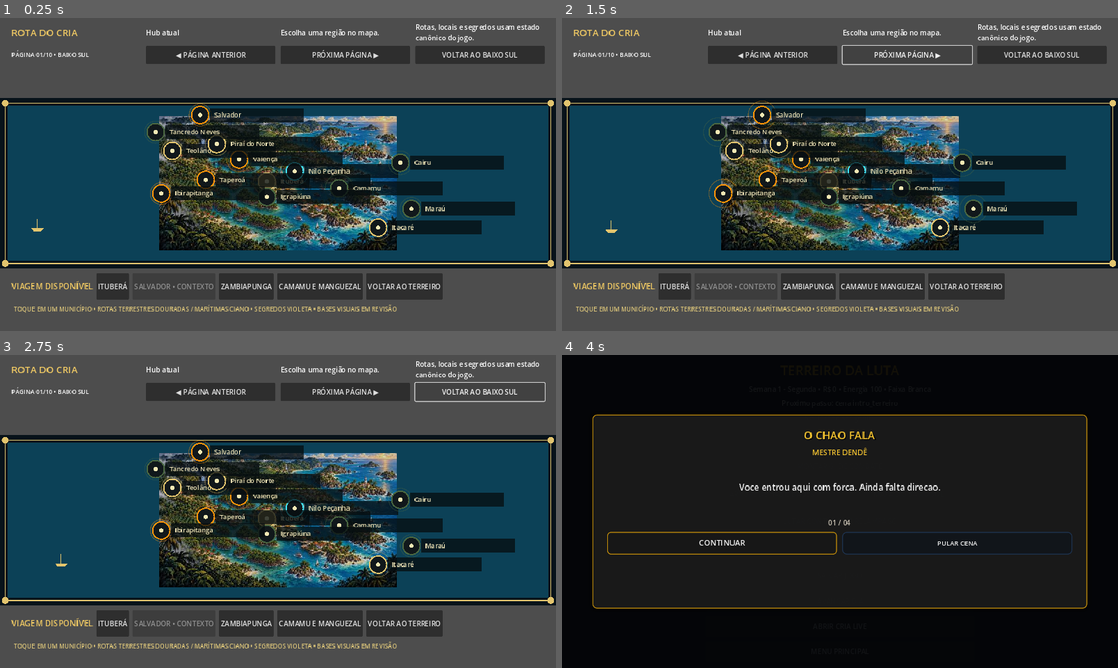
Above: before the commit, frames 1-4 (two rows, left to right).
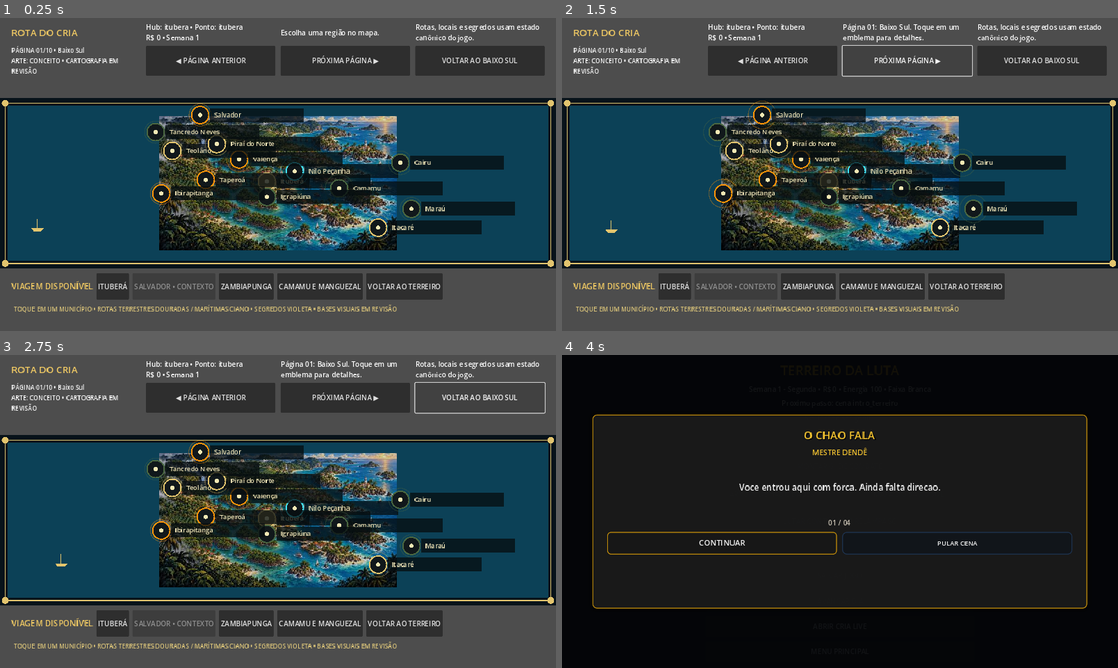
Above: after the commit, the same moments.

Repository: ringuemkt-rgb/cria-do-tatame
Game: Godot game, scene res://scenes/world/WorldMapScreen.tscn
Same seed, same stepped clock (60 frames per second), same inputs: the game is played once before the commit and once after it. This scene is started directly instead of the project's main scene.
Inputs (mouse positions are in pixels of both pictures, inside the frame that each line leads up to):
- Up to frame 1 (0.25 s): no input
- Up to frame 2 (1.5 s): click "◀ PÁGINA ANTERIOR" at 0.5 s; click "PRÓXIMA PÁGINA ▶" at 1.25 s
- Up to frame 3 (2.75 s): click "VOLTAR AO BAIXO SUL" at 2 s
- Up to frame 4 (4 s): click "ITUBERÁ" at 2.75 s; tap Enter at 3.5 s; move the mouse to (962, 495) at 3.52 s; hold D from 3.53 s (still down); tap 1 (deck_card_1) at 3.6 s; click (962, 495) at 3.67 s; tap Space at 3.77 s

The runs differ from the first frame. In frame 1, 4.1% of the frame differs, in the area x 2-98%, y 1-19%; in frame 2, 3.9%; in frame 3, 3.9%; in frame 4, less than 0.1%.
Error before the commit: Invalid access to property or key 'method_previewed' on a base object of type 'null instance'. (res://scenes/world/WorldMapScreen.gd:34)

Commit message:
feat(travel): mount TravelDetailPanel on responsive world map

Diff:
--- a/scenes/world/WorldMapScreen.tscn
+++ b/scenes/world/WorldMapScreen.tscn
@@ -1,7 +1,8 @@
-[gd_scene load_steps=3 format=3]
+[gd_scene load_steps=4 format=3]
 
 [ext_resource type="Script" path="res://scenes/world/WorldMapScreen.gd" id="1_screen"]
 [ext_resource type="Script" path="res://scenes/world/WorldMapLifeLayer.gd" id="2_life"]
+[ext_resource type="PackedScene" path="res://scenes/world/TravelDetailPanel.tscn" id="3_travel"]
 
 [node name="WorldMapScreen" type="Control"]
 layout_mode = 3
@@ -145,3 +146,5 @@
 mouse_filter = 2
 theme_override_colors/font_color = Color(0.87, 0.78, 0.48, 1)
 text = "TOQUE EM UM MUNICÍPIO • ROTAS TERRESTRES DOURADAS / MARÍTIMAS CIANO • SEGREDOS VIOLETA • BASES VISUAIS EM REVISÃO"
+
+[node name="TravelDetailPanel" parent="." instance=ExtResource("3_travel")]
